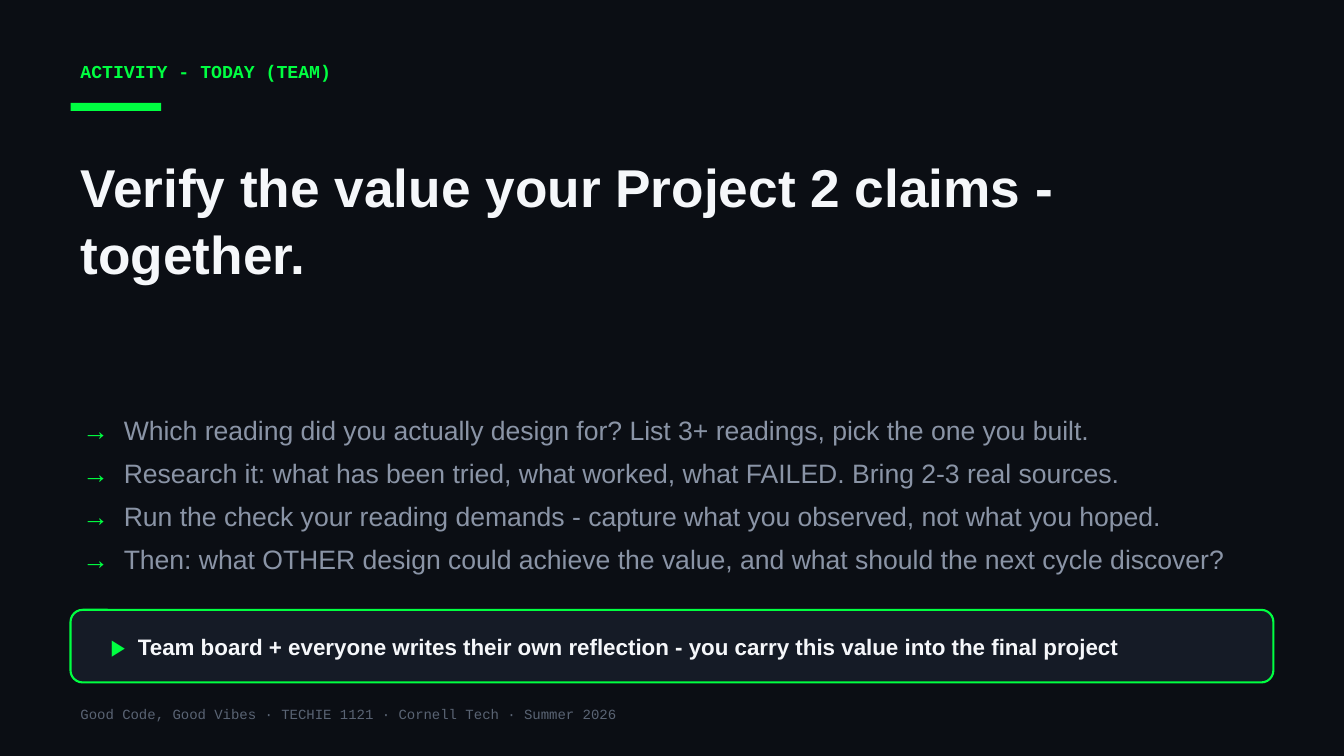
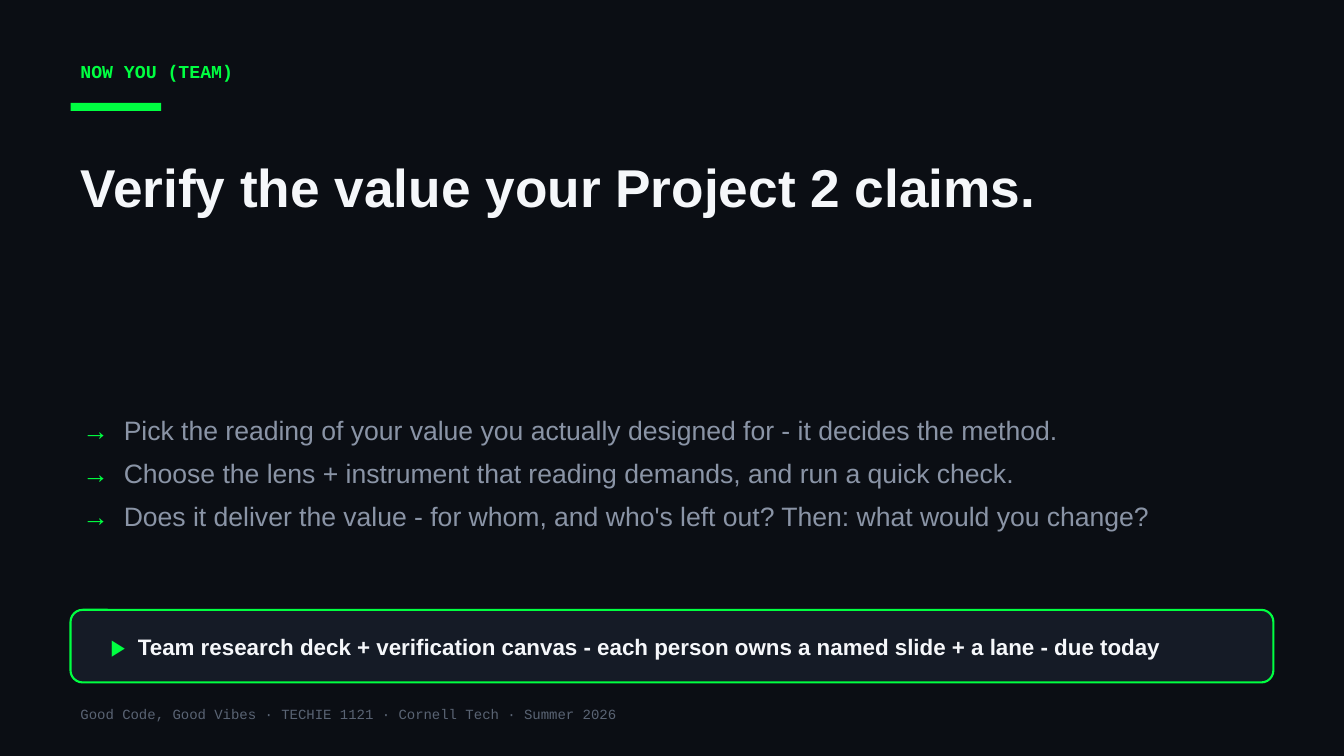
Before and after one commit to Cornell-Tech-Vibe-Coding-Summer-2026/website, a slide deck: slide 30 of slides/Week3-Tue-User-Testing-II.pptx (slide 15 before the commit). Drawn at 1344x756 pixels with LibreOffice and Linux fonts; fonts in the diff are those of the drawing. Boxes give left, top, right and bottom in pixels: in the first picture for what was removed or moved away, otherwise in the second. Text is boxed around its words. In the diff, an @@ line names an element or a change of style, - is before the commit and + after.

```diff
--- a/slides/Week3-Tue-User-Testing-II.pptx
+++ b/slides/Week3-Tue-User-Testing-II.pptx
@@ text at bbox=[80, 65, 233, 82]: text changed @@
-ACTIVITY - TODAY (TEAM)
+NOW YOU (TEAM)
@@ text at bbox=[80, 168, 1035, 217]: text changed @@
-Verify the value your Project 2 claims - together.
+Verify the value your Project 2 claims.
@@ text at bbox=[124, 421, 1149, 532]: text changed @@
-→ Which reading did you actually design for? List 3+ readings, pick the one you built.
-→ Research it: what has been tried, what worked, what FAILED. Bring 2-3 real sources.
-→ Run the check your reading demands - capture what you observed, not what you hoped.
-→ Then: what OTHER design could achieve the value, and what should the next cycle discover?
+→ Pick the reading of your value you actually designed for - it decides the method.
+→ Choose the lens + instrument that reading demands, and run a quick check.
+→ Does it deliver the value - for whom, and who's left out? Then: what would you change?
@@ text at bbox=[138, 638, 1160, 660]: text changed @@
-▶ Team board + everyone writes their own reflection - you carry this value into the final project
+▶ Team research deck + verification canvas - each person owns a named slide + a lane - due today
```
Also in this commit, not shown: 14 other slides changed, 16 slides added, 3 slides removed, 12 other files.
